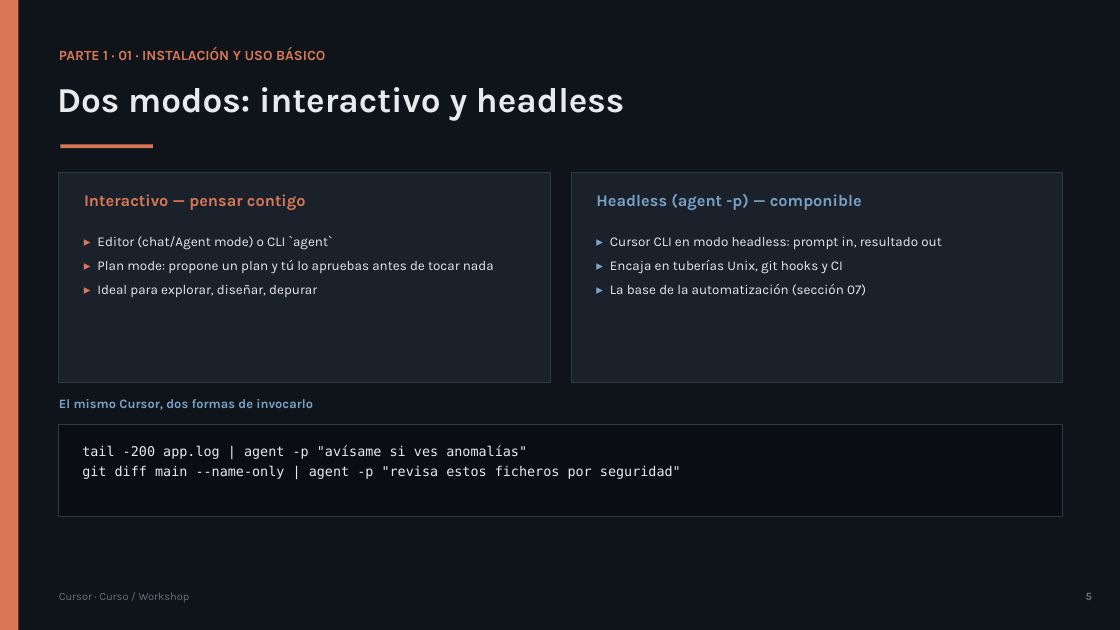
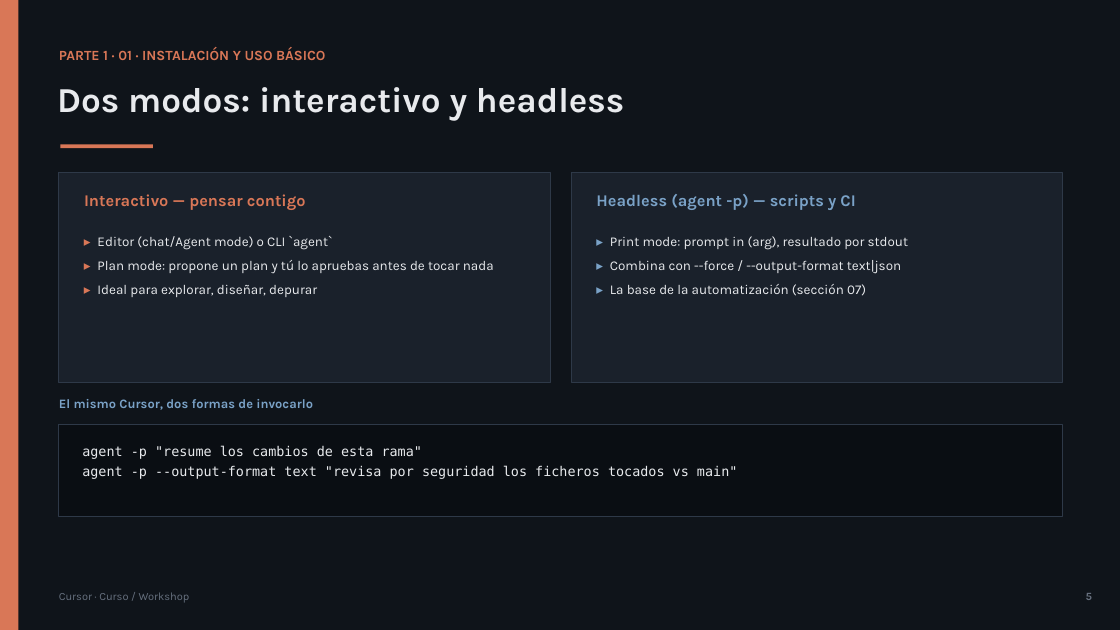
Before and after one commit to olonok69/cursor_code_ml_engineer, a slide deck: slide 5 of presentacion/Cursor_Presentacion.pptx. Drawn at 1120x630 pixels with LibreOffice and Linux fonts; fonts in the diff are those of the drawing. Boxes give left, top, right and bottom in pixels: in the first picture for what was removed or moved away, otherwise in the second. Text is boxed around its words. In the diff, an @@ line names an element or a change of style, - is before the commit and + after.

Commit message:
cursor review

```diff
--- a/presentacion/Cursor_Presentacion.pptx
+++ b/presentacion/Cursor_Presentacion.pptx
@@ text at [596, 194, 855, 210]: text changed @@
-Headless (agent -p) — componible
+Headless (agent -p) — scripts y CI
@@ text at [610, 236, 909, 274]: text changed @@
-▸ Cursor CLI en modo headless: prompt in, resultado out
-▸ Encaja en tuberías Unix, git hooks y CI
+▸ Print mode: prompt in (arg), resultado por stdout
+▸ Combina con --force / --output-format text|json
@@ text at [82, 445, 737, 479]: text changed @@
-tail -200 app.log | agent -p "avísame si ves anomalías"
-git diff main --name-only | agent -p "revisa estos ficheros por seguridad"
+agent -p "resume los cambios de esta rama"
+agent -p --output-format text "revisa por seguridad los ficheros tocados vs main"
```
Also in this commit, not shown: 10 other slides changed, 14 other files.
